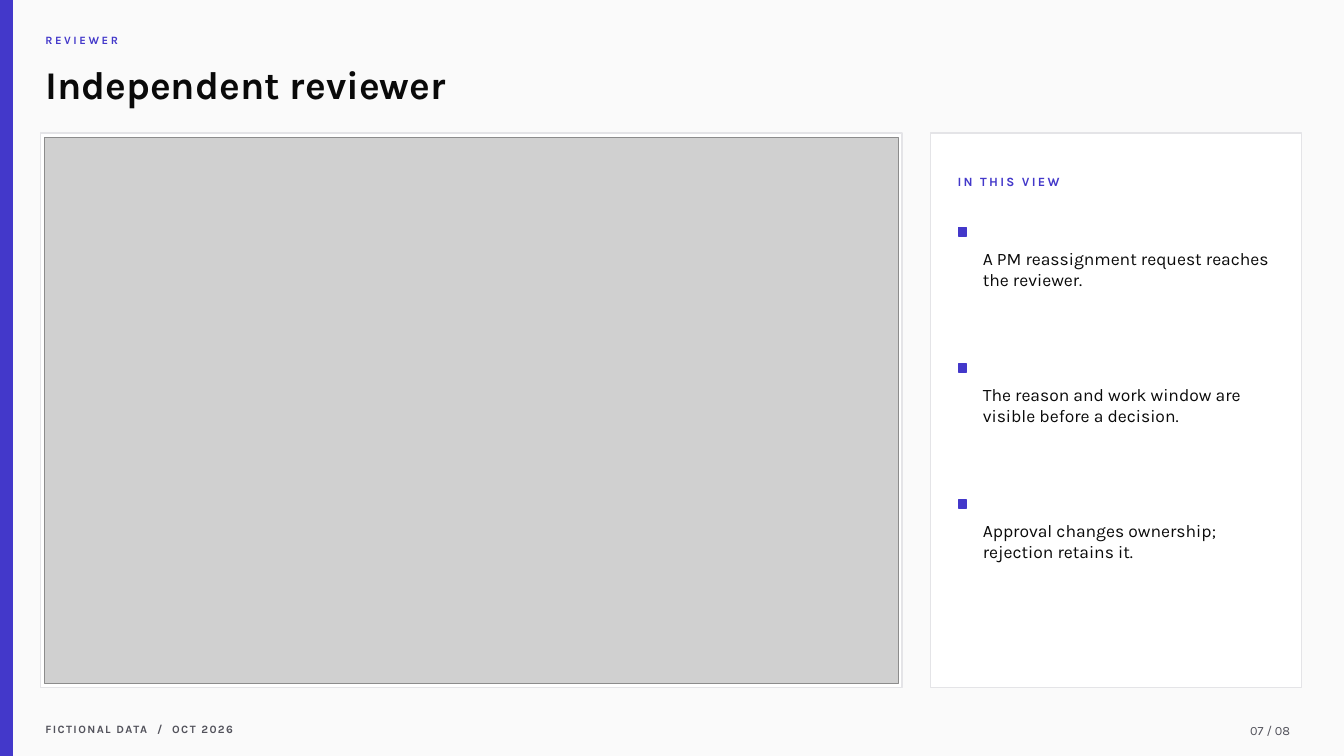
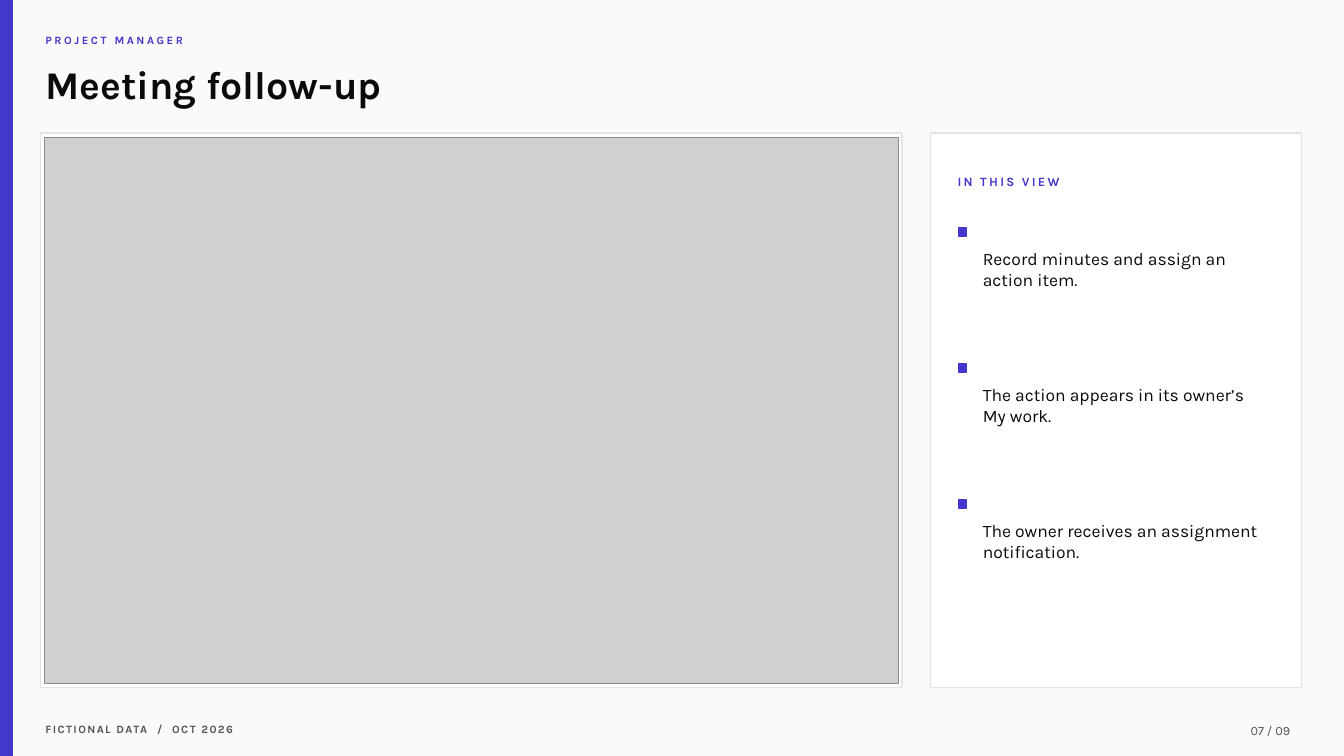
Before and after one commit to samarth-biztel/CVRDE, a slide deck: slide 7 of docs/CVRDE_Demo_Presentation.pptx. Drawn at 1344x756 pixels with LibreOffice and Linux fonts; fonts in the diff are those of the drawing; grey boxes stand for pictures. Boxes give left, top, right and bottom in pixels: in the first picture for what was removed or moved away, otherwise in the second. Text is boxed around its words. In the diff, an @@ line names an element or a change of style, - is before the commit and + after.

Commit message:
Align CVRDE demo with approved review scope

```diff
--- a/docs/CVRDE_Demo_Presentation.pptx
+++ b/docs/CVRDE_Demo_Presentation.pptx
@@ text at (45,36,184,44): text changed @@
-REVIEWER
+PROJECT MANAGER
@@ text at (45,71,381,109): text changed @@
-Independent reviewer
+Meeting follow-up
@@ text at (983,253,1226,287): text changed @@
-A PM reassignment request reaches the reviewer.
+Record minutes and assign an action item.
@@ text at (983,389,1244,427): text changed @@
-The reason and work window are visible before a decision.
+The action appears in its owner’s My work.
@@ text at (983,525,1257,559): text changed @@
-Approval changes ownership; rejection retains it.
+The owner receives an assignment notification.
@@ text at (1251,727,1290,735): text changed @@
-07 / 08
+07 / 09
```
Also in this commit, not shown: 7 other slides changed, 1 slide added, 15 other files.
